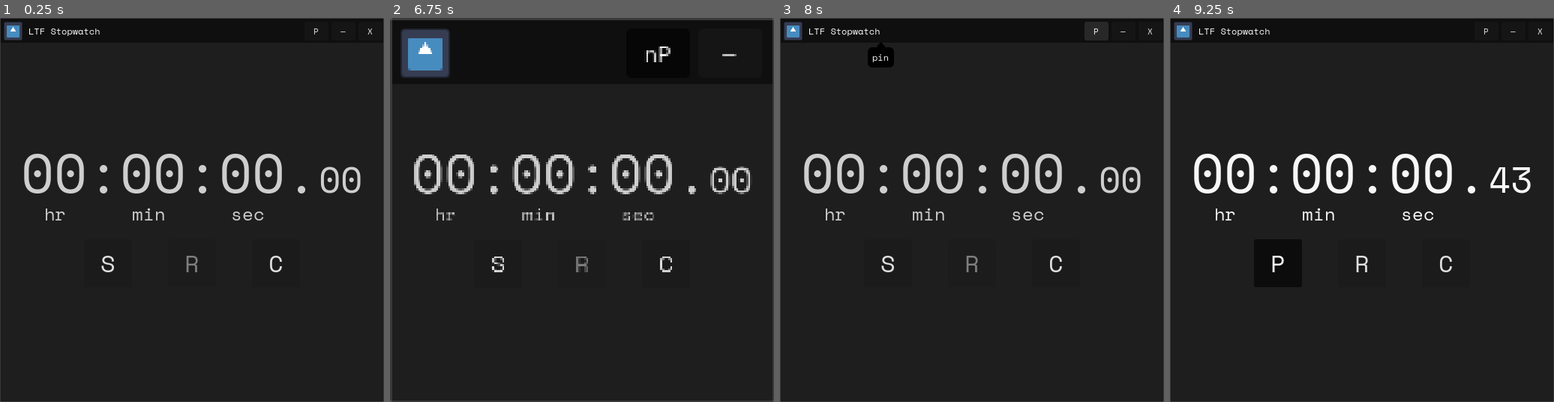
Above: before the commit, frames 1-4 (left to right).
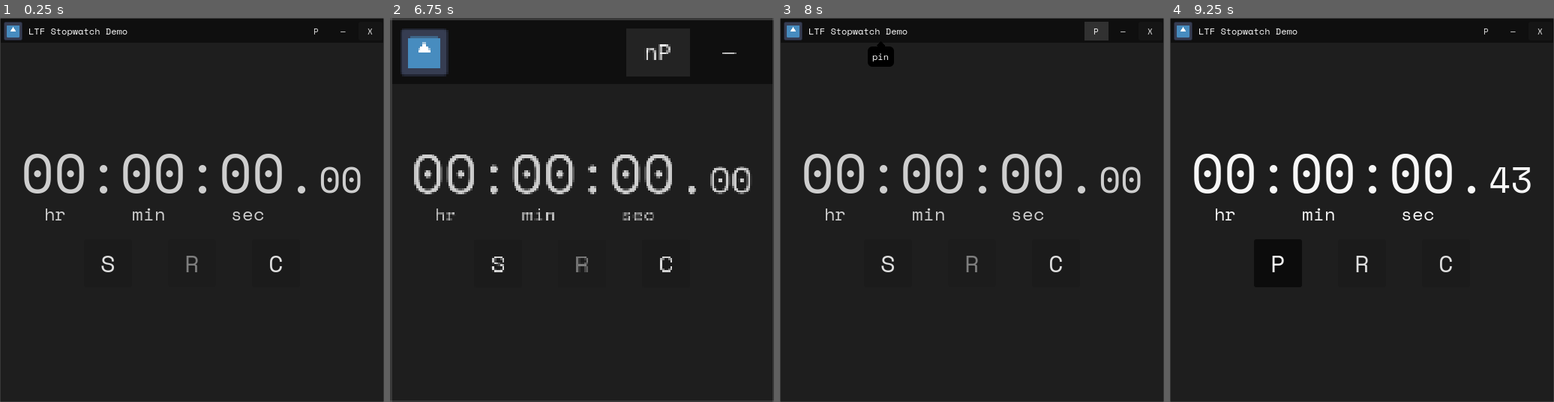
Above: after the commit, the same moments.

Repository: LiteFeather1/ltf-stopwatch
Game: Godot game, scene res://main.tscn
Same seed, same stepped clock (60 frames per second), same inputs: the game is played once before the commit and once after it. The engine's default icon, where the game draws it, is replaced by a stand-in: a white triangle on a blue panel in a dark square.
Inputs:
- Up to frame 1 (0.25 s): no input
- Up to frame 2 (6.75 s): click "P" at 0.5 s; click "nP" at 1.25 s; click "—" at 2 s; click "S" at 2.75 s; click "P" at 3.5 s; click "C" at 4.25 s; click "R" at 5 s; click "C" at 5.75 s; click "P" at 6.5 s
- Up to frame 3 (8 s): click "nP" at 7.25 s
- Up to frame 4 (9.25 s): click "—" at 8 s; click "S" at 8.75 s

The runs differ from the first frame. In frame 1, less than 0.1% of the frame differs, in the area x 27-34%, y 2-5%; in frame 2, 2.5%, in the area x 3-91%, y 2-16%; in frame 3, less than 0.1%; in frame 4, less than 0.1%.

Commit message:
Themes for regular chrome buttons

Diff:
--- a/project.godot
+++ b/project.godot
@@ -10,9 +10,9 @@
 
 [application]
 
-config/name="LTF Stopwatch"
+config/name="LTF Stopwatch Demo"
 config/description="A simple Stopwatch in godot"
-config/version="v0.1"
+config/version="v0.2"
 run/main_scene="res://main.tscn"
 config/features=PackedStringArray("4.2", "GL Compatibility")
 boot_splash/bg_color=Color(0.117647, 0.117647, 0.117647, 1)
--- /dev/null
+++ b/resources/themes/chrome_buttons/hover_chrome_button.tres
@@ -0,0 +1,4 @@
+[gd_resource type="StyleBoxFlat" format=3 uid="uid://yivw5cmeo2qx"]
+
+[resource]
+bg_color = Color(0.6, 0.6, 0.6, 0.247059)
--- /dev/null
+++ b/resources/themes/chrome_buttons/normal_chrome_button.tres
@@ -0,0 +1,4 @@
+[gd_resource type="StyleBoxFlat" format=3 uid="uid://dvjr08r8ak11w"]
+
+[resource]
+bg_color = Color(0.6, 0.6, 0.6, 0)
--- /dev/null
+++ b/resources/themes/chrome_buttons/pressed_chrome_button.tres
@@ -0,0 +1,4 @@
+[gd_resource type="StyleBoxFlat" format=3 uid="uid://c1nwryv1kuxth"]
+
+[resource]
+bg_color = Color(0.372549, 0.372549, 0.372549, 0.247059)
--- a/scenes/chrome.tscn
+++ b/scenes/chrome.tscn
@@ -1,8 +1,11 @@
-[gd_scene load_steps=4 format=3 uid="uid://c5al7x880yw8t"]
+[gd_scene load_steps=7 format=3 uid="uid://c5al7x880yw8t"]
 
 [ext_resource type="Script" path="res://scenes/chrome.gd" id="1_8lk40"]
 [ext_resource type="Texture2D" uid="uid://be575cxvyxn1y" path="res://icon.svg" id="2_041hg"]
+[ext_resource type="StyleBox" uid="uid://dvjr08r8ak11w" path="res://resources/themes/chrome_buttons/normal_chrome_button.tres" id="3_s80vr"]
 [ext_resource type="Script" path="res://scenes/button_pop_up.gd" id="3_whgq5"]
+[ext_resource type="StyleBox" uid="uid://yivw5cmeo2qx" path="res://resources/themes/chrome_buttons/hover_chrome_button.tres" id="4_pcg65"]
+[ext_resource type="StyleBox" uid="uid://c1nwryv1kuxth" path="res://resources/themes/chrome_buttons/pressed_chrome_button.tres" id="5_lddb2"]
 
 [node name="chrome" type="ColorRect"]
 anchors_preset = 10
@@ -60,6 +63,9 @@
 layout_mode = 2
 focus_mode = 0
 theme_override_font_sizes/font_size = 11
+theme_override_styles/normal = ExtResource("3_s80vr")
+theme_override_styles/hover = ExtResource("4_pcg65")
+theme_override_styles/pressed = ExtResource("5_lddb2")
 toggle_mode = true
 text = "P"
 script = ExtResource("3_whgq5")
@@ -75,6 +81,9 @@
 layout_mode = 2
 focus_mode = 0
 theme_override_font_sizes/font_size = 11
+theme_override_styles/normal = ExtResource("3_s80vr")
+theme_override_styles/hover = ExtResource("4_pcg65")
+theme_override_styles/pressed = ExtResource("5_lddb2")
 text = "—"
 script = ExtResource("3_whgq5")
 _pop_up_name = "minimise"
